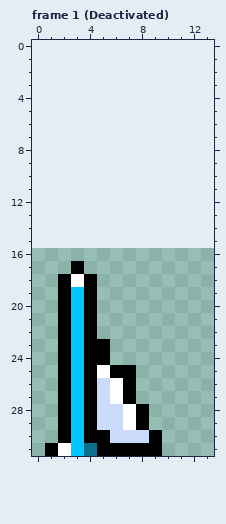
One commit to this pixel-art file: res/image/aseprite/respawn.aseprite. Above: the version before the commit.
16x16 pixels, 14 frames. Shown: frame 1 (Deactivated): x 0..13, y 0..31. The old version is drawn lined up with the new one, on the new canvas. The commit also changed other frames, which this record leaves out.
Now the later version:
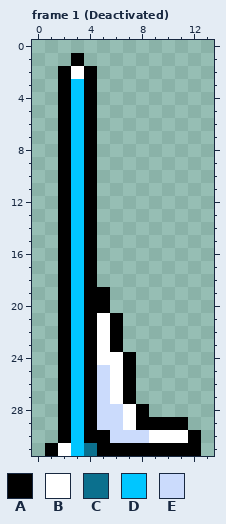
Palette (. is transparent): A #000000  B #ffffff  C #0b708e  D #00c6ff  E #cbdbfc
Changes in this commit:
canvas 16x16 -> 24x32, the old top-left corner now at 0,16
Frame 1 (Deactivated):
The edit adds colour A in row 1 at x 3; in rows 2 to 17 at x 2 and 4; in rows 19 to 20 at x 5; in rows 21 to 23 at x 6; in row 24 at x 7; in row 29 at x 9 to 11.
The edit adds colour A in row 30 at x 12; in row 31 at x 10 to 12.
The edit adds colour B in row 2 at x 3; in rows 21 to 22 at x 5; in row 24 at x 6; in row 30 at x 10 to 11.
Colour A gives way to colour B in rows 23 to 24 at x 5; in row 25 at x 6; in row 30 at x 9.
The edit adds colour D in rows 3 to 16 at x 3.
Colour A gives way to colour D in row 17 at x 3.
Colour B gives way to colour D in row 18 at x 3.
Colour B gives way to colour E in row 25 at x 5.
